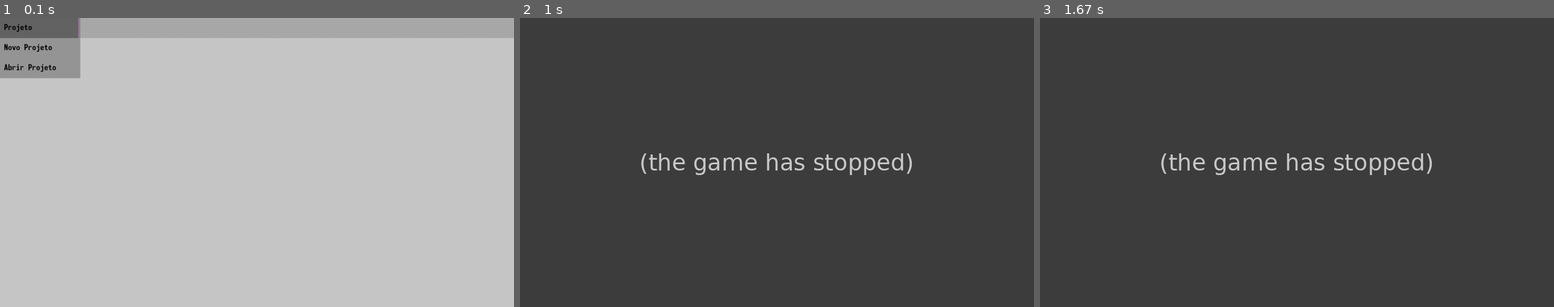
Above: before the commit, frames 1-3 (left to right).
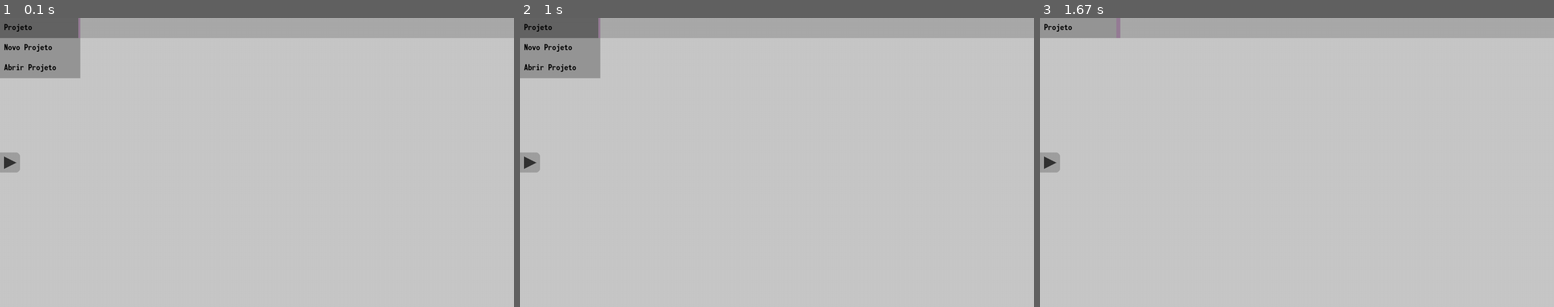
Above: after the commit, the same moments.

Repository: ExtraMobs/PyScratch
Game: pygame game, started from main.py
The game is run twice, just before and just after one commit, with the same random seed, the same clock (stepped at 60 frames per second) and the same inputs.
Inputs (mouse positions are in pixels of both pictures, inside the frame that each line leads up to):
- Up to frame 1 (0.1 s): no input
- Up to frame 2 (1 s): press the mouse at (561, 46) at 0.37 s; move the mouse to (586, 139) at 0.47 s; release the mouse at (617, 228) at 0.6 s; click (561, 26) at 0.72 s
- Up to frame 3 (1.67 s): press the mouse at (1081, 67) at 1.03 s; move the mouse to (1147, 67) at 1.13 s; release the mouse at (1214, 67) at 1.27 s

The runs differ from the first frame. In frame 1, 0.3% of the frame differs, in the area x 0-4%, y 46-54%; in frame 2, 99%; in frame 3, 99%, in the area x 0-100%, y 0-100%.
Error before the commit: AttributeError: 'Project' object has no attribute 'parent' (node.py line 38); the game stopped at 0.37 s (later frames are placeholders)

Commit message:
'LateralBar' part 1

Diff:
--- /dev/null
+++ b/lateralbar.py
@@ -0,0 +1,36 @@
+import enum
+
+from gameengine import resources
+from gameengine.nodes.graphicnode import GraphicNode
+
+
+class LateralBarButton(GraphicNode):
+    def __init__(self, image):
+        super().__init__(image)
+
+    def update(self):
+        self.rect.x = self.parent.rect.right
+        self.rect.centery = self.parent.rect.centery
+        super().update()
+
+    def draw(self, surface=None):
+        super().draw(self.parent.parent.surface)
+
+
+class LateralBar(GraphicNode):
+    RIGHT = enum.auto()
+    LEFT = enum.auto()
+
+    def __init__(self, size, button):
+        super().__init__(resources.surface.new(size))
+        self.orientation = self.LEFT
+
+        self.add_children(button)
+
+    def update(self):
+        if self.orientation == self.LEFT:
+            self.rect.x = -self.rect.width
+        elif self.orientation == self.RIGHT:
+            self.rect.x = self.program.display.width
+
+        super().update()
--- a/project.py
+++ b/project.py
@@ -4,3 +4,6 @@
 class Project(Node):
     def __init__(self) -> None:
         super().__init__()
+
+    def reset(self) -> None:
+        pass
--- a/scenes/mainscene.py
+++ b/scenes/mainscene.py
@@ -1,11 +1,60 @@
+import pygame
+
+from gameengine import resources
+from gameengine.nodes.node import Node
 from gameengine.nodes.scene import Scene
+from lateralbar import LateralBar, LateralBarButton
 from menubar import MenuBar
 from project import Project
 
 
+class UI(Node):
+    menubar = None
+    lateral_bar = None
+
+    def __init__(self) -> None:
+        self.menubar = MainMenuBar()
+        self.lateral_bar = LateralBar(
+            (300, self.program.display.height), MainLateralBarButton()
+        )
+        super().__init__(self.lateral_bar, self.menubar)
+
+
+class MainLateralBarButton(LateralBarButton):
+    def __init__(self):
+        super().__init__(resources.surface.new((50, 50)))
+        border_radius = 10
+        pygame.draw.rect(
+            self.surface,
+            (160, 160, 160),
+            pygame.Rect((0, 0), self.rect.size),
+            border_top_right_radius=border_radius,
+            border_bottom_right_radius=border_radius,
+        )
+
+        padding = 10
+        pygame.draw.polygon(
+            self.surface,
+            (50, 50, 50),
+            [
+                (padding, padding),
+                (self.rect.width - padding, self.rect.centery),
+                (padding, self.rect.bottom - 10),
+            ],
+        )
+
+
+class MainLateralBar(LateralBar):
+    def __init__(self):
+        menubar = self.program.scene.ui.menubar
+        super().__init__((300, self.program.display.height - menubar.rect.height))
+        self.rect.y = menubar.rect.bottom
+
+    def update(self):
+        super().update()
+
+
 class MainMenuBar(MenuBar):
-    project = None
-
     def __init__(self):
         super().__init__(
             {
@@ -16,20 +65,21 @@
             }
         )
 
-        self.project = Project()
-
     def new_project(self):
-        self.project.kill()
-        self.project = Project()
-        self.add_children(self.project)
-        print(id(self.project))
+        project = self.program.scene.project
+        project.reset()
+        print(id(project))
 
     def open_project(self):
         print("implementar o carregamento de um projeto já existente")
 
 
 class MainScene(Scene):
+    project = None
+    ui = None
+
     def __init__(self) -> None:
         self.bg = (200, 200, 200)
-
-        super().__init__(MainMenuBar())
+        self.project = Project()
+        self.ui = UI()
+        super().__init__(self.ui, self.project)
